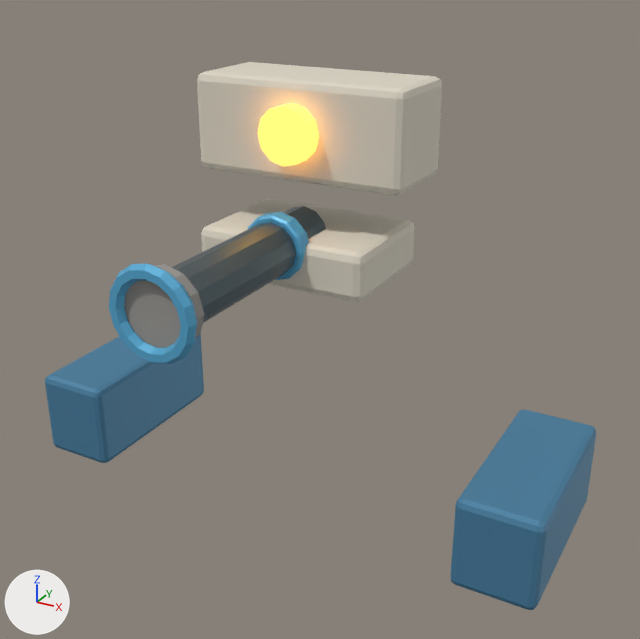
Before and after pictures for a commit that changed the glTF model assets/cardfront_environment/formal/hq/hq_hero_balanced.glb.
Rendered twice from a 50 mm lens placed at (2.74, -4.84, 4.88), pointed at (0.34, -0.46, 2.69). Lighting does not change. The marker at lower left points along +X, +Y and +Z. The older version comes first. Where no turn or scale is listed for an object, it has been applied to the vertices. Vertices at exactly the same position are counted once.

Objects in the first picture: 'Balanced_Cannon', 'Balanced_CannonBand', 'Balanced_CommandCrest', 'Balanced_CrestCore', 'Balanced_Muzzle', 'Balanced_MuzzleRing', 'Balanced_Shoulder_L', 'Balanced_Shoulder_R', 'Balanced_TurretMount'.
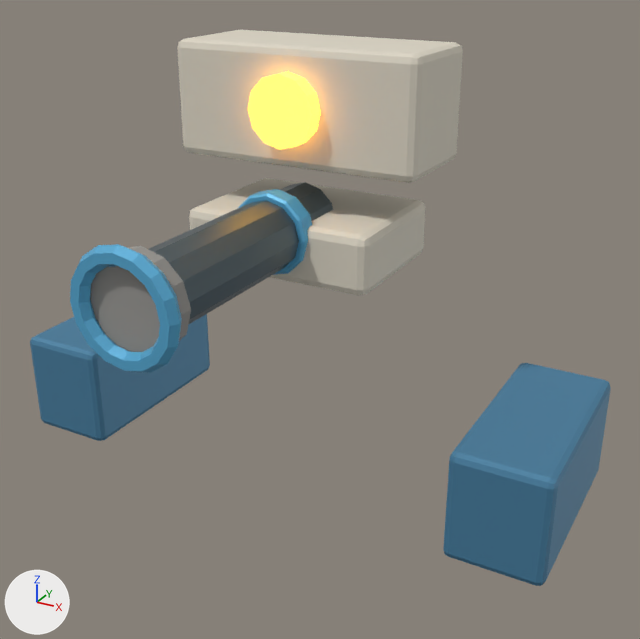
Patch to the scene script:
```diff
--- a/assets/cardfront_environment/formal/hq/hq_hero_balanced.glb.py
+++ b/assets/cardfront_environment/formal/hq/hq_hero_balanced.glb.py
@@ me_cube_021 @@
-me_cube_021.from_pydata(...)  # 56 vertices, 108 faces; spans x -0.27..0.27, y -0.64..0.64, z -0.31..0.31
+me_cube_021.from_pydata(...)  # 56 vertices, 108 faces; spans x -0.31..0.31, y -0.69..0.69, z -0.36..0.36
+# me_cube_021 part 1: 56 of 56 vertices moved; they spanned x -0.27..0.27, y -0.64..0.64, z -0.31..0.31 and now span x -0.31..0.31, y -0.69..0.69, z -0.36..0.36; mean shift (0.0, 0.0, 0.0)
 me_cube_021.materials.append(mat_mat_faction_secondary)
@@ me_cube_022 @@
-me_cube_022.from_pydata(...)  # 56 vertices, 108 faces; spans x -0.27..0.27, y -0.64..0.64, z -0.31..0.31
+me_cube_022.from_pydata(...)  # 56 vertices, 108 faces; spans x -0.31..0.31, y -0.69..0.69, z -0.36..0.36
+# me_cube_022 part 2: 56 of 56 vertices moved; they spanned x -0.27..0.27, y -0.64..0.64, z -0.31..0.31 and now span x -0.31..0.31, y -0.69..0.69, z -0.36..0.36; mean shift (0.0, 0.0, 0.0)
 me_cube_022.materials.append(mat_mat_faction_secondary)
@@ me_cylinder_003 @@
-me_cylinder_003.from_pydata(...)  # 48 vertices, 92 faces; spans x -0.17..0.17, y -0.74..0.74, z -0.17..0.17
+me_cylinder_003.from_pydata(...)  # 48 vertices, 92 faces; spans x -0.22..0.22, y -0.84..0.84, z -0.22..0.22
+# me_cylinder_003 part 3: 48 of 48 vertices moved; they spanned x -0.17..0.17, y -0.74..0.74, z -0.17..0.17 and now span x -0.22..0.22, y -0.84..0.84, z -0.22..0.22; mean shift (0.0, 0.0, 0.0)
 me_cylinder_003.materials.append(mat_mat_metal_dark)
@@ me_cylinder_004 @@
-me_cylinder_004.from_pydata(...)  # 56 vertices, 108 faces; spans x -0.206..0.206, y -0.06..0.06, z -0.206..0.206
+me_cylinder_004.from_pydata(...)  # 48 vertices, 92 faces; spans x -0.26..0.26, y -0.07..0.07, z -0.26..0.26
+# me_cylinder_004 part 4: 56 vertices removed from x -0.206..0.206, y -0.06..0.06, z -0.206..0.206; 48 vertices added at x -0.26..0.26, y -0.07..0.07, z -0.26..0.26
 me_cylinder_004.materials.append(mat_mat_faction_primary)
@@ me_cube_020 @@
-me_cube_020.from_pydata(...)  # 56 vertices, 108 faces; spans x -0.725..0.725, y -0.31..0.31, z -0.31..0.31
+me_cube_020.from_pydata(...)  # 56 vertices, 108 faces; spans x -0.825..0.825, y -0.36..0.36, z -0.36..0.36
+# me_cube_020 part 5: 56 of 56 vertices moved; they spanned x -0.725..0.725, y -0.31..0.31, z -0.31..0.31 and now span x -0.825..0.825, y -0.36..0.36, z -0.36..0.36; mean shift (0.0, 0.0, 0.0)
 me_cube_020.materials.append(mat_mat_neutral_cream)
@@ me_cylinder_006 @@
-me_cylinder_006.from_pydata(...)  # 24 vertices, 44 faces; spans x -0.18..0.18, y -0.09..0.09, z -0.18..0.18
+me_cylinder_006.from_pydata(...)  # 24 vertices, 44 faces; spans x -0.22..0.22, y -0.11..0.11, z -0.22..0.22
+# me_cylinder_006 part 6: the whole mesh is scaled about its middle by 1.22
 me_cylinder_006.materials.append(mat_mat_core)
@@ me_torus_001 @@
-me_torus_001.from_pydata(...)  # 96 vertices, 192 faces; spans x -0.275..0.275, y -0.039..0.039, z -0.275..0.275
+me_torus_001.from_pydata(...)  # 96 vertices, 192 faces; spans x -0.335..0.335, y -0.048..0.048, z -0.335..0.335
+# me_torus_001 part 7: the whole mesh is scaled about its middle by 1.22
 me_torus_001.materials.append(mat_mat_faction_primary)
@@ me_cube_019 @@
-me_cube_019.from_pydata(...)  # 56 vertices, 108 faces; spans x -0.59..0.59, y -0.42..0.42, z -0.16..0.16
+me_cube_019.from_pydata(...)  # 56 vertices, 108 faces; spans x -0.64..0.64, y -0.47..0.47, z -0.19..0.19
+# me_cube_019 part 8: 56 of 56 vertices moved; they spanned x -0.59..0.59, y -0.42..0.42, z -0.16..0.16 and now span x -0.64..0.64, y -0.47..0.47, z -0.19..0.19; mean shift (0.0, 0.0, 0.0)
 me_cube_019.materials.append(mat_mat_neutral_cream)
@@ ob_balanced_shoulder_l @@
 ob_balanced_shoulder_l = bpy.data.objects.new('Balanced_Shoulder_L', me_cube_021)
-ob_balanced_shoulder_l.location = (-1.62, -0.06, 1.54)
+ob_balanced_shoulder_l.location = (-1.62, -0.06, 1.82)
@@ ob_balanced_shoulder_r @@
 ob_balanced_shoulder_r = bpy.data.objects.new('Balanced_Shoulder_R', me_cube_022)
-ob_balanced_shoulder_r.location = (1.62, -0.06, 1.54)
+ob_balanced_shoulder_r.location = (1.62, -0.06, 1.82)
@@ ob_balanced_cannon @@
 ob_balanced_cannon = bpy.data.objects.new('Balanced_Cannon', me_cylinder_003)
-ob_balanced_cannon.location = (0.0, -0.78, 3.09)
+ob_balanced_cannon.location = (0.0, -0.86, 3.19)
@@ ob_balanced_cannonband @@
 ob_balanced_cannonband = bpy.data.objects.new('Balanced_CannonBand', me_cylinder_004)
-ob_balanced_cannonband.location = (0.0, -0.4, 3.09)
+ob_balanced_cannonband.location = (0.0, -0.44, 3.19)
@@ ob_balanced_commandcrest @@
 ob_balanced_commandcrest = bpy.data.objects.new('Balanced_CommandCrest', me_cube_020)
-ob_balanced_commandcrest.location = (0.0, 0.12, 3.75)
+ob_balanced_commandcrest.location = (0.0, 0.12, 3.9)
@@ ob_balanced_crestcore @@
 ob_balanced_crestcore = bpy.data.objects.new('Balanced_CrestCore', me_cylinder_006)
-ob_balanced_crestcore.location = (0.0, -0.22, 3.75)
+ob_balanced_crestcore.location = (0.0, -0.24, 3.9)
@@ ob_balanced_muzzle @@
 ob_balanced_muzzle = bpy.data.objects.new('Balanced_Muzzle', me_cylinder_005)
-ob_balanced_muzzle.location = (0.0, -1.54, 3.09)
+ob_balanced_muzzle.location = (0.0, -1.72, 3.19)
@@ ob_balanced_muzzlering @@
 ob_balanced_muzzlering = bpy.data.objects.new('Balanced_MuzzleRing', me_torus_001)
-ob_balanced_muzzlering.location = (0.0, -1.62, 3.09)
+ob_balanced_muzzlering.location = (0.0, -1.82, 3.19)
@@ ob_balanced_turretmount @@
 ob_balanced_turretmount = bpy.data.objects.new('Balanced_TurretMount', me_cube_019)
-ob_balanced_turretmount.location = (0.0, 0.0, 2.97)
+ob_balanced_turretmount.location = (0.0, 0.0, 3.07)
```

Location of each change, (x1, y1, x2, y2) in pixels of the pictures (640 x 639 px):
'Balanced_CommandCrest', reshaped, moved (17% wider, 15% taller)
    before: (197, 62, 442, 195)
    after: (177, 30, 463, 183)
'Balanced_Shoulder_R', reshaped, moved (16% wider, 11% taller)
    before: (451, 410, 596, 610)
    after: (443, 363, 611, 586)
'Balanced_Shoulder_L', reshaped, moved
    before: (45, 334, 204, 463)
    after: (30, 314, 210, 441)
'Balanced_TurretMount', reshaped, moved (11% wider, 12% taller)
    before: (201, 198, 414, 302)
    after: (189, 178, 425, 295)
'Balanced_Cannon', reshaped, moved (19% wider, 22% taller)
    before: (171, 206, 326, 323)
    after: (148, 182, 333, 325)
'Balanced_MuzzleRing', moved, rescaled (27% wider, 29% taller)
    before: (109, 264, 197, 364)
    after: (70, 244, 182, 373)
'Balanced_Muzzle', moved
    before: (124, 264, 204, 348)
    after: (90, 246, 191, 352)
'Balanced_CrestCore', moved, rescaled (19% wider, 23% taller)
    before: (258, 103, 319, 166)
    after: (248, 72, 321, 150)
'Balanced_CannonBand', reshaped, moved (23% wider, 26% taller)
    before: (248, 212, 309, 280)
    after: (237, 189, 312, 275)
